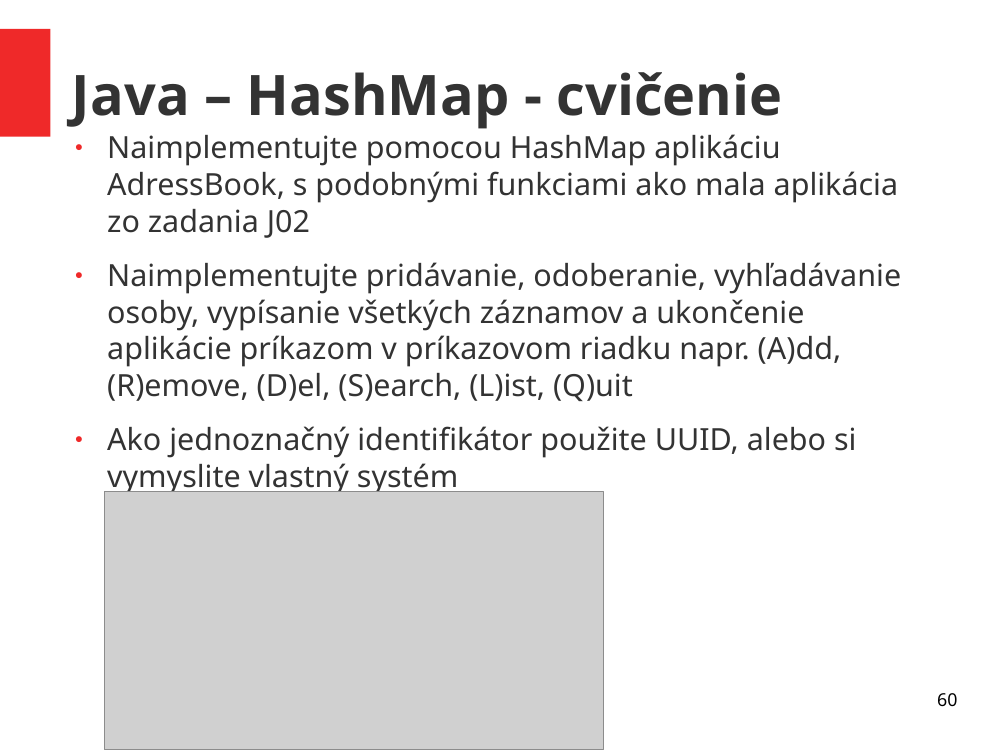
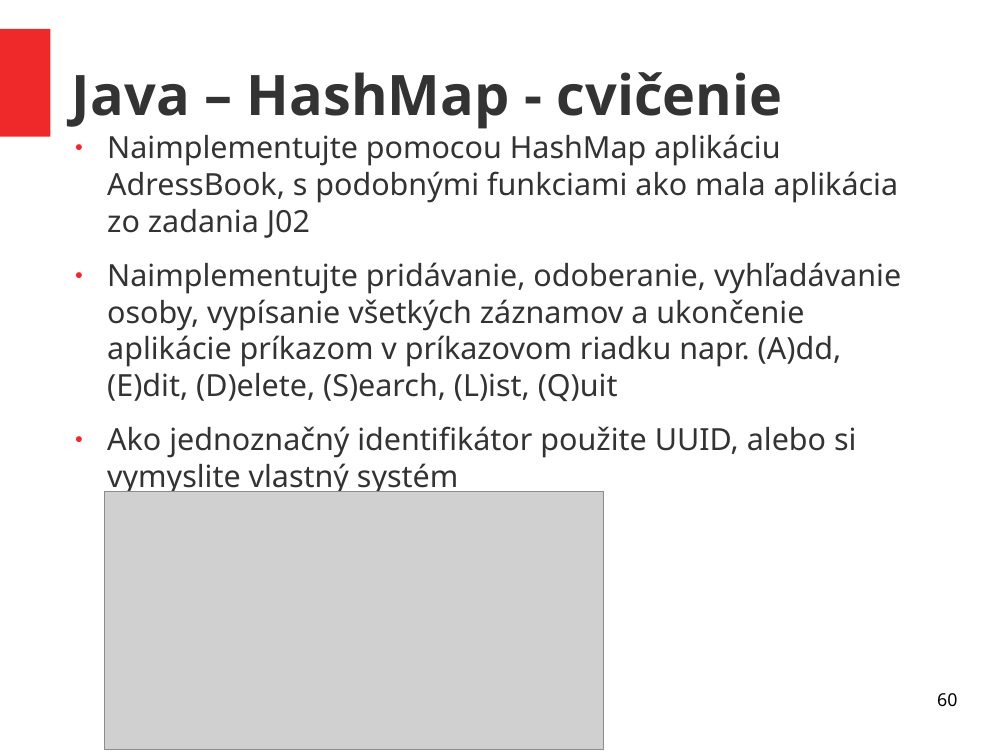
Before and after one commit to ukf-michalkohutek/prezentacia, a slide deck: slide 60 of seminar2.odp. Drawn at 1008x756 pixels with LibreOffice and Linux fonts; fonts in the diff are those of the drawing; grey boxes stand for pictures. Boxes give left, top, right and bottom in pixels: in the first picture for what was removed or moved away, otherwise in the second. Text is boxed around its words. In the diff, an @@ line names an element or a change of style, - is before the commit and + after.

```diff
--- a/seminar2.odp
+++ b/seminar2.odp
@@ text at (x1=107, y1=262, x2=901, y2=401): text changed @@
-● Naimplementujte pridávanie, odoberanie, vyhľadávanie osoby, vypísanie všetkých záznamov a ukončenie aplikácie príkazom v príkazovom riadku napr. (A)dd, (R)emove, (D)el, (S)earch, (L)ist, (Q)uit
+● Naimplementujte pridávanie, odoberanie, vyhľadávanie osoby, vypísanie všetkých záznamov a ukončenie aplikácie príkazom v príkazovom riadku napr. (A)dd, (E)dit, (D)elete, (S)earch, (L)ist, (Q)uit
```
Also in this commit, not shown: 1 slide added, 1 other file.
